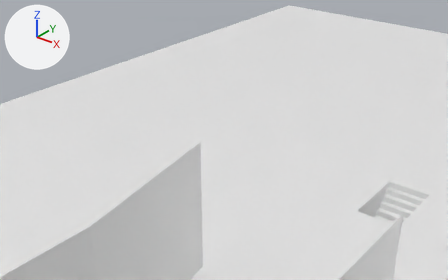
Before and after pictures for a commit that changed the FBX model syrillian/testmodels/testmap/testmap.fbx.
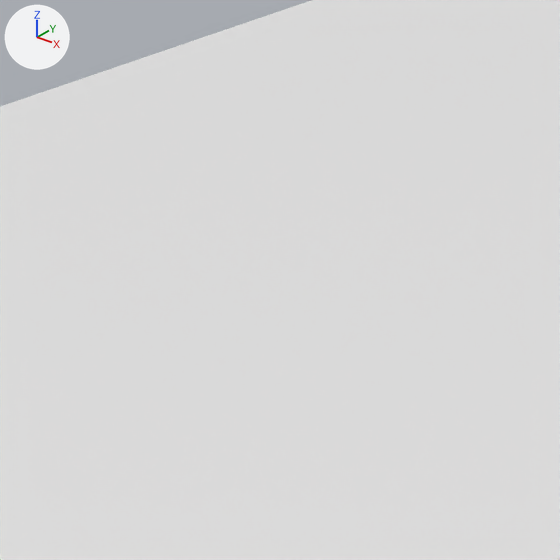
Each version appears first from a 50 mm lens placed at (17.0, -50.7, 27.8), pointed at (-25.8, 2.8, -5.4), and next in a close-up on the part from 40% to 64% of the width and 8% to 47% of the height. The lights are fixed; the arrows at upper left show +X, +Y and +Z. Where no turn or scale is listed for an object, it has been applied to the vertices.

Names of what the first close-up shows: 'The Cube'.
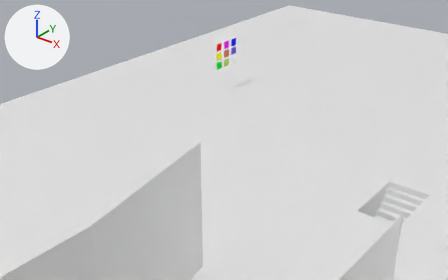
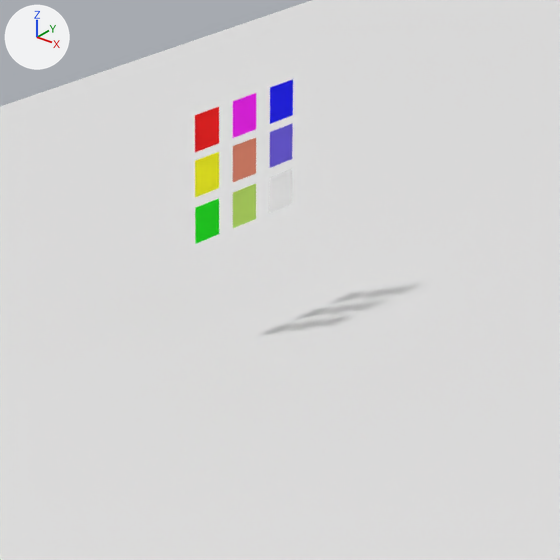
The change, as a list of edits to the scene's bpy script:
```text
Add me_plane_014:
    me_plane_014.from_pydata([(0.0, -0.451, -0.451), (0.0, 0.451, -0.451), (0.0, -0.451, 0.451), (0.0, 0.451, 0.451)], [], [(1, 2, 0), (1, 3, 2)])
    me_plane_014.materials.append(mat_material_005)  # yellow #ffff00
Add me_plane_013:
    me_plane_013.from_pydata([(0.0, -0.451, -0.451), (0.0, 0.451, -0.451), (0.0, -0.451, 0.451), (0.0, 0.451, 0.451)], [], [(1, 2, 0), (1, 3, 2)])
    me_plane_013.materials.append(mat_material_006)  # orange #e7886c
Add me_plane_015:
    me_plane_015.from_pydata([(0.0, -0.451, -0.451), (0.0, 0.451, -0.451), (0.0, -0.451, 0.451), (0.0, 0.451, 0.451)], [], [(1, 2, 0), (1, 3, 2)])
    me_plane_015.materials.append(mat_material_001)  # green #00e700
Add me_plane_016:
    me_plane_016.from_pydata([(0.0, -0.451, -0.451), (0.0, 0.451, -0.451), (0.0, -0.451, 0.451), (0.0, 0.451, 0.451)], [], [(1, 2, 0), (1, 3, 2)])
    me_plane_016.materials.append(mat_material_008)  # green #bfe764
Add me_plane_011:
    me_plane_011.from_pydata([(0.0, -0.451, -0.451), (0.0, 0.451, -0.451), (0.0, -0.451, 0.451), (0.0, 0.451, 0.451)], [], [(1, 2, 0), (1, 3, 2)])
    me_plane_011.materials.append(mat_material_002)  # blue #0000ff
Add me_plane_010:
    me_plane_010.from_pydata([(0.0, -0.451, -0.451), (0.0, 0.451, -0.451), (0.0, -0.451, 0.451), (0.0, 0.451, 0.451)], [], [(1, 2, 0), (1, 3, 2)])
    me_plane_010.materials.append(mat_material_004)  # pink #ff00ff
Add me_plane_009:
    me_plane_009.from_pydata([(0.0, -0.451, -0.451), (0.0, 0.451, -0.451), (0.0, -0.451, 0.451), (0.0, 0.451, 0.451)], [], [(1, 2, 0), (1, 3, 2)])
    me_plane_009.materials.append(mat_material)  # red #ff0000
Add me_plane_012:
    me_plane_012.from_pydata([(0.0, -0.451, -0.451), (0.0, 0.451, -0.451), (0.0, -0.451, 0.451), (0.0, 0.451, 0.451)], [], [(1, 2, 0), (1, 3, 2)])
    me_plane_012.materials.append(mat_material_007)  # blue #6e5ce7
Add ob_plane_005:
    ob_plane_005 = bpy.data.objects.new('Plane.005', me_plane_014)
    ob_plane_005.location = (-28.46, 5.15, 4.15)
Add ob_plane_004:
    ob_plane_004 = bpy.data.objects.new('Plane.004', me_plane_013)
    ob_plane_004.location = (-28.46, 6.57, 4.15)
Add ob_plane_006:
    ob_plane_006 = bpy.data.objects.new('Plane.006', me_plane_015)
    ob_plane_006.location = (-28.46, 5.15, 3.0)
Add ob_plane_007:
    ob_plane_007 = bpy.data.objects.new('Plane.007', me_plane_016)
    ob_plane_007.location = (-28.46, 6.57, 3.0)
Add ob_plane_002:
    ob_plane_002 = bpy.data.objects.new('Plane.002', me_plane_011)
    ob_plane_002.location = (-28.46, 8.0, 5.26)
Add ob_plane_001:
    ob_plane_001 = bpy.data.objects.new('Plane.001', me_plane_010)
    ob_plane_001.location = (-28.46, 6.57, 5.26)
Add ob_plane:
    ob_plane = bpy.data.objects.new('Plane', me_plane_009)
    ob_plane.location = (-28.46, 5.15, 5.26)
Add ob_plane_003:
    ob_plane_003 = bpy.data.objects.new('Plane.003', me_plane_012)
    ob_plane_003.location = (-28.46, 8.0, 4.15)
```

Changed parts and their boxes [x1, y1, x2, y2] in the close-ups (560 x 560 px):
'Plane', added (red)
    after: [195, 107, 219, 152]
'Plane.005', added (yellow)
    after: [195, 152, 219, 197]
'Plane.006', added (green)
    after: [195, 198, 219, 244]
'Plane.001', added (pink)
    after: [233, 93, 256, 138]
'Plane.004', added (orange)
    after: [233, 138, 256, 182]
'Plane.002', added (blue)
    after: [270, 79, 293, 124]
'Plane.007', added (green)
    after: [233, 184, 256, 228]
'Plane.003', added (blue)
    after: [270, 123, 293, 168]
